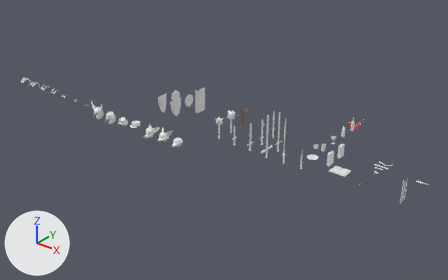
The Blender file resources/data/items.blend, before and after one commit.
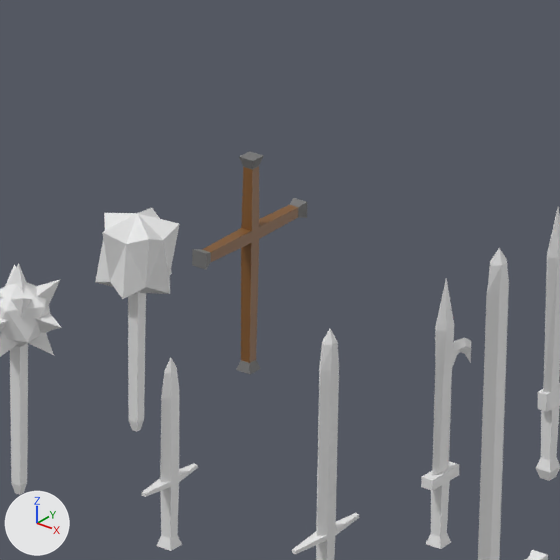
The first picture shows the older version from a camera (50 mm lens) standing at (6.17, -11.27, 6.95) and looking at (-3.45, 0.76, -0.51). The close-ups show both versions on the part from 48% to 61% of the width and 32% to 52% of the height of that picture; other places that the commit changed are outside them. Lighting does not change. The marker at lower left points along +X, +Y and +Z.

In view in the first close-up: 'cross01', 'cudgel', 'gladius', 'greatsword', 'harpe', 'morningstar', 'shortsword', 'sword'.
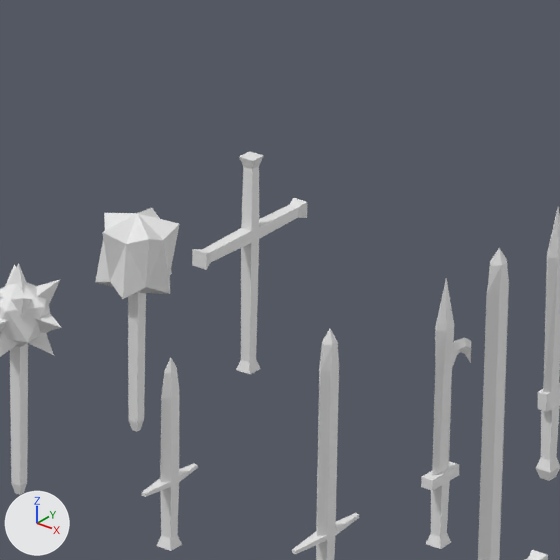
Location of each change, (x1, y1, x2, y2) in pixels of the close-ups (560 x 560 px):
'cross01', recoloured (brown to grey)
    both: (192, 151, 307, 374)

Patch to the scene script:
```diff
--- a/resources/data/items.blend.py
+++ b/resources/data/items.blend.py
@@ me_cross01 @@
 me_cross01.from_pydata(...)  # 40 vertices, 38 faces; spans x -0.024..0.024, y -0.228..0.228, z -0.105..0.53
-me_cross01.materials.append(mat_cross01_png)  # picture img_cross01_png
```
